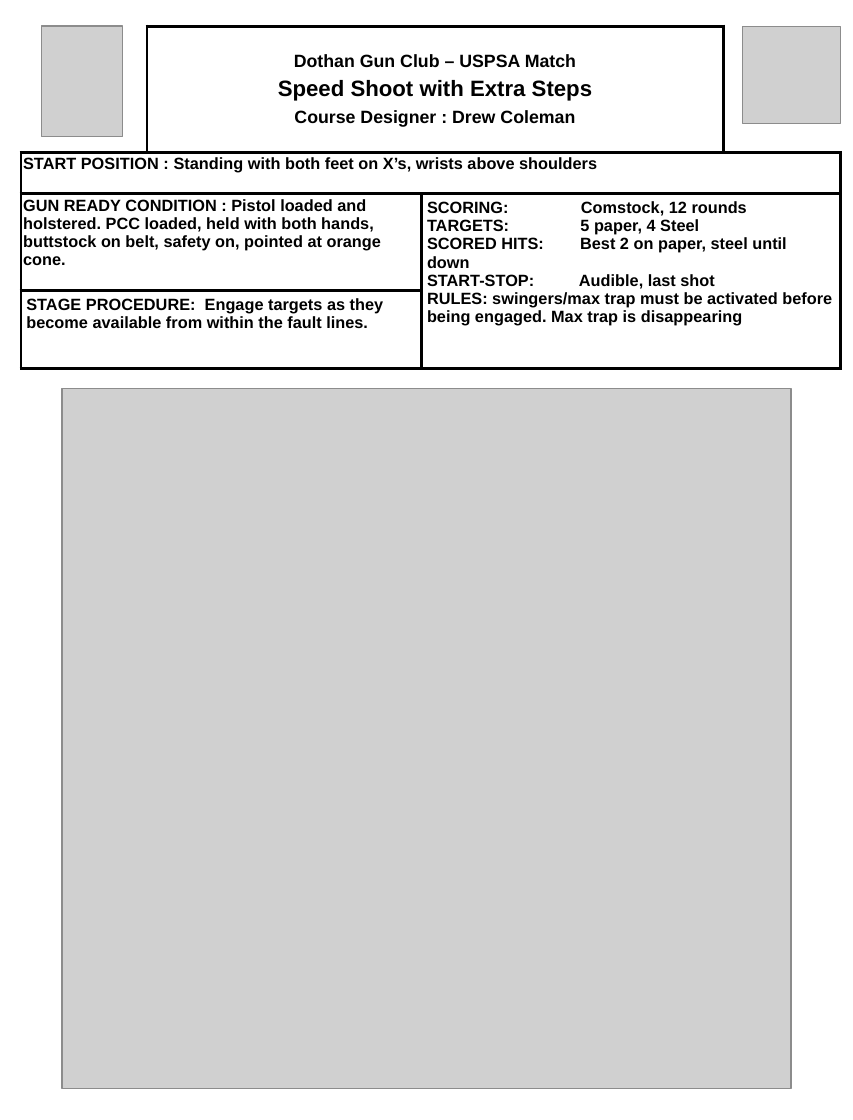
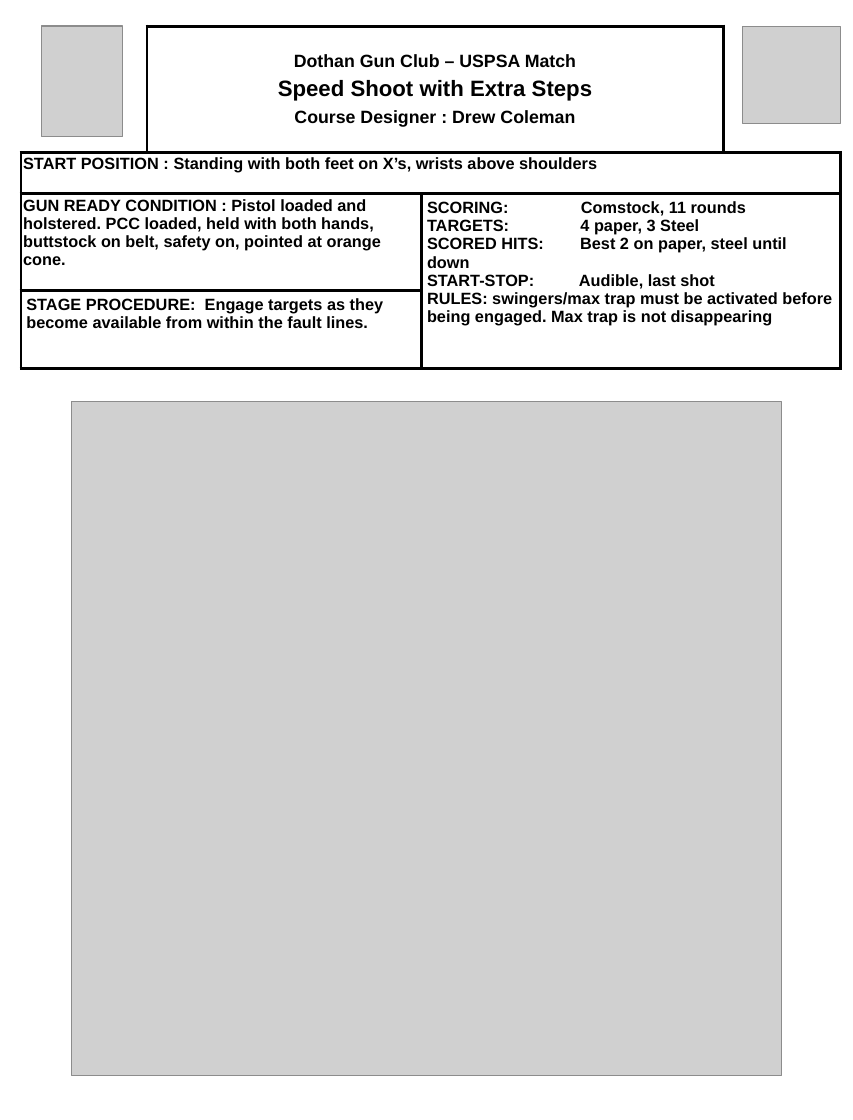
Before and after one commit to bagellord/USPSA-Stages, a slide deck: slide 1 of 11-15 rounds/Speed Shoot With Extra Steps - 12 rounds - Comstock/Speed Shoot With Extra Steps.pptx. Drawn at 853x1120 pixels with LibreOffice and Linux fonts; fonts in the diff are those of the drawing; grey boxes stand for pictures. Boxes give left, top, right and bottom in pixels: in the first picture for what was removed or moved away, otherwise in the second. Text is boxed around its words. In the diff, an @@ line names an element or a change of style, - is before the commit and + after.

```diff
--- a/11-15 rounds/Speed Shoot With Extra Steps - 12 rounds - Comstock/Speed Shoot With Extra Steps.pptx
+++ b/11-15 rounds/Speed Shoot With Extra Steps - 12 rounds - Comstock/Speed Shoot With Extra Steps.pptx
@@ table at [21, 26, 841, 381] @@
-row 3, column 3: SCORING: Comstock, 12 rounds / TARGETS: 5 paper, 4 Steel / SCORED HITS: Best 2 on paper, steel until down / START-STOP: Audible, last shot / RULES: swingers/max trap must be activated before being engaged. Max trap is disappearing
+row 3, column 3: SCORING: Comstock, 11 rounds / TARGETS: 4 paper, 3 Steel / SCORED HITS: Best 2 on paper, steel until down / START-STOP: Audible, last shot / RULES: swingers/max trap must be activated before being engaged. Max trap is not disappearing
@@ picture: place and size @@
-picture at [62, 388, 791, 1089]
+picture at [71, 402, 783, 1075]
```
Also in this commit, not shown: 1 other slide changed, 11 other files.
